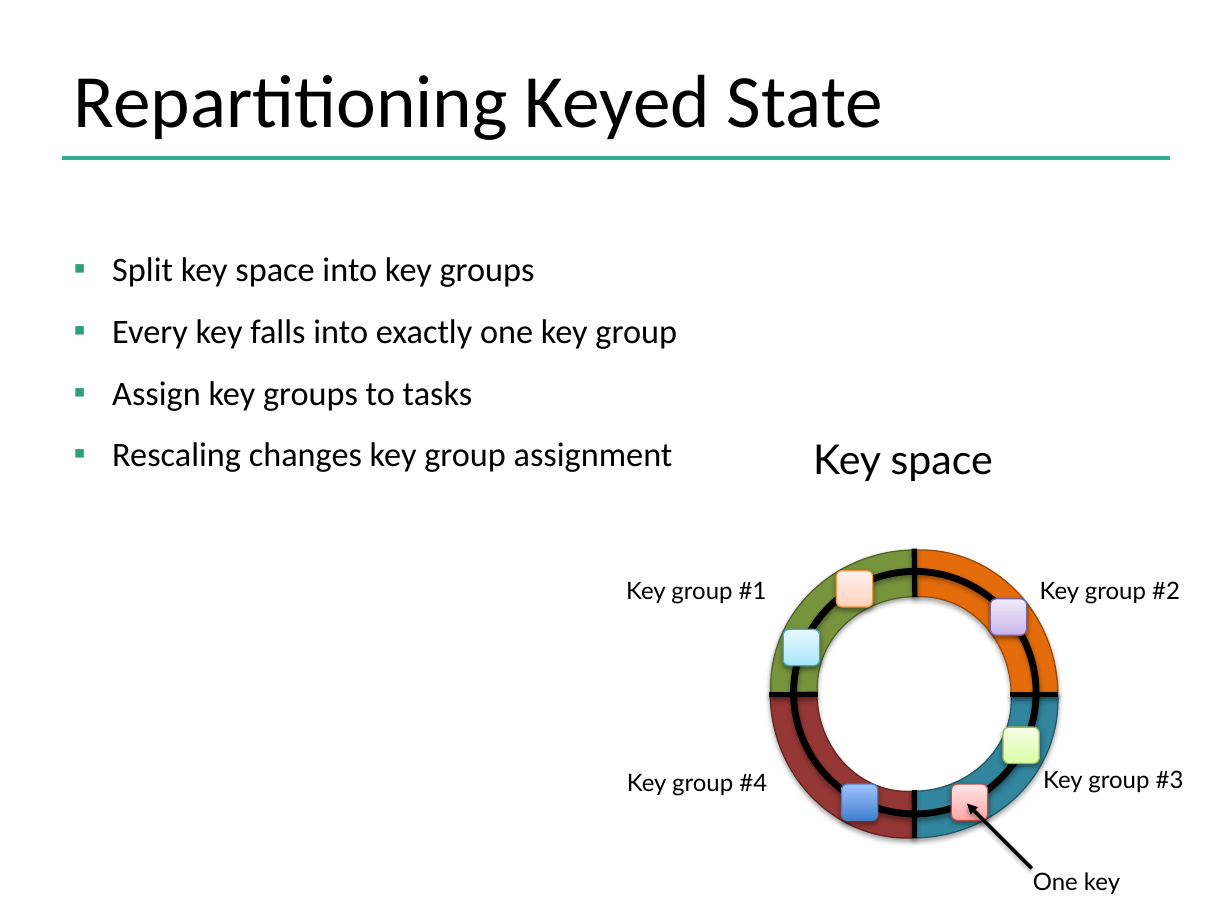
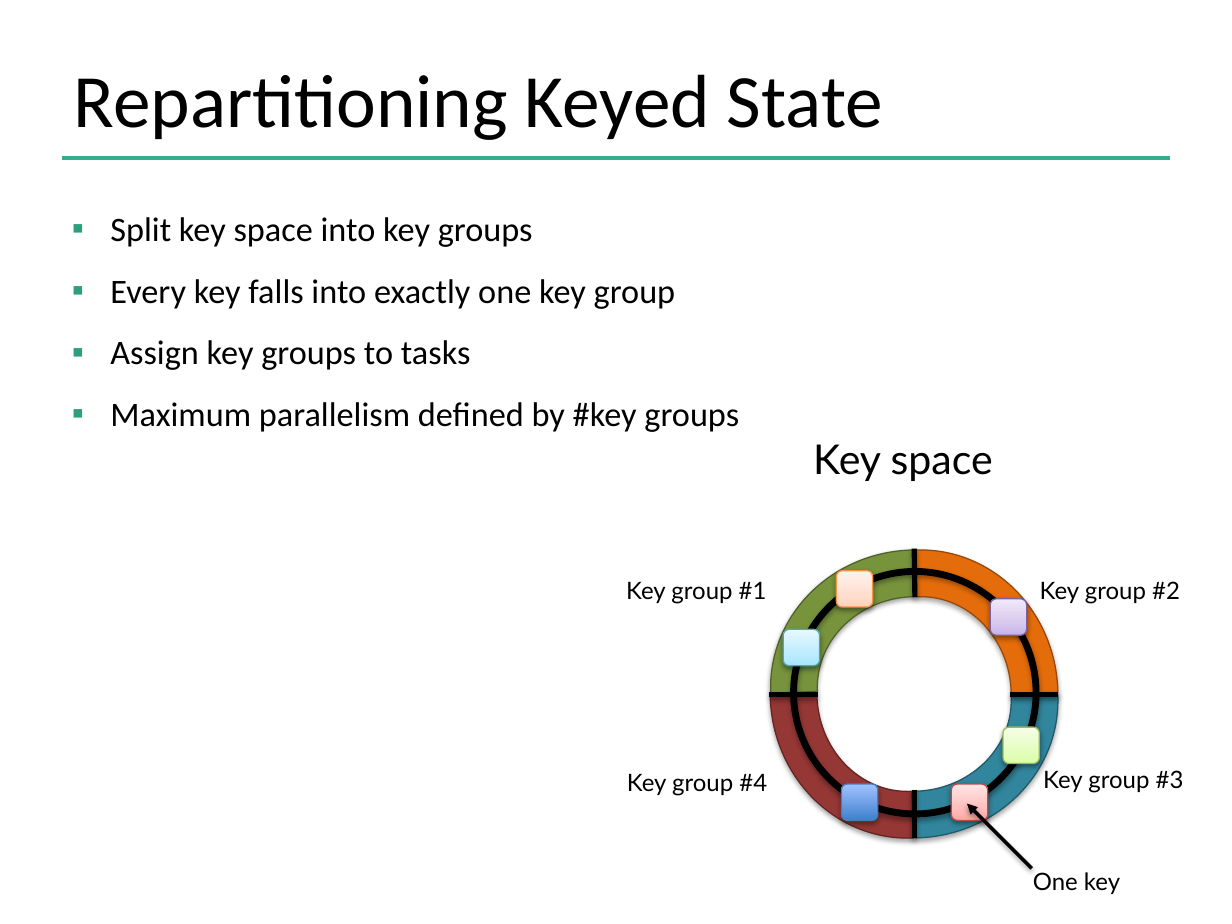
Before and after one commit to dataArtisans/flink-training-web, a slide deck: slide 13 of slides/flink_stream_statefulOps.pptx (slide 18 before the commit). Drawn at 1232x924 pixels with LibreOffice and Linux fonts; fonts in the diff are those of the drawing; background and template pictures are left out. Boxes give left, top, right and bottom in pixels: in the first picture for what was removed or moved away, otherwise in the second. Text is boxed around its words. In the diff, an @@ line names an element or a change of style, - is before the commit and + after.

Commit message:
Updates to setup instructions and slides. Removed custom connector section, moved fault tolerance guarantees to the connector slides.

```diff
--- a/slides/flink_stream_statefulOps.pptx
+++ b/slides/flink_stream_statefulOps.pptx
@@ text "Split key space into key ...": place and size @@
-text "Split key space into key ..." at (112, 257, 677, 472)
+text "Split key space into key ..." at (110, 217, 739, 432)
@@ text at (110, 402, 739, 432): text changed @@
-▪ Rescaling changes key group assignment
+▪ Maximum parallelism defined by #key groups
```
Also in this commit, not shown: 4 other slides changed, 3 slides added, 7 slides removed, 10 other files.
